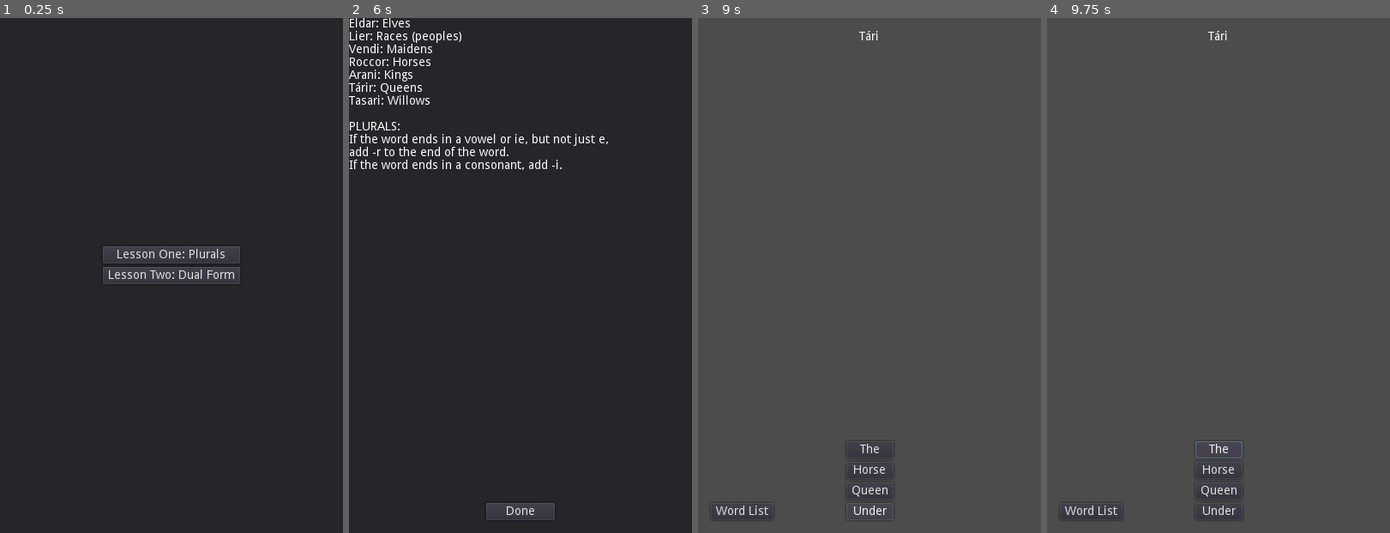
Above: before the commit, frames 1-4 (left to right).
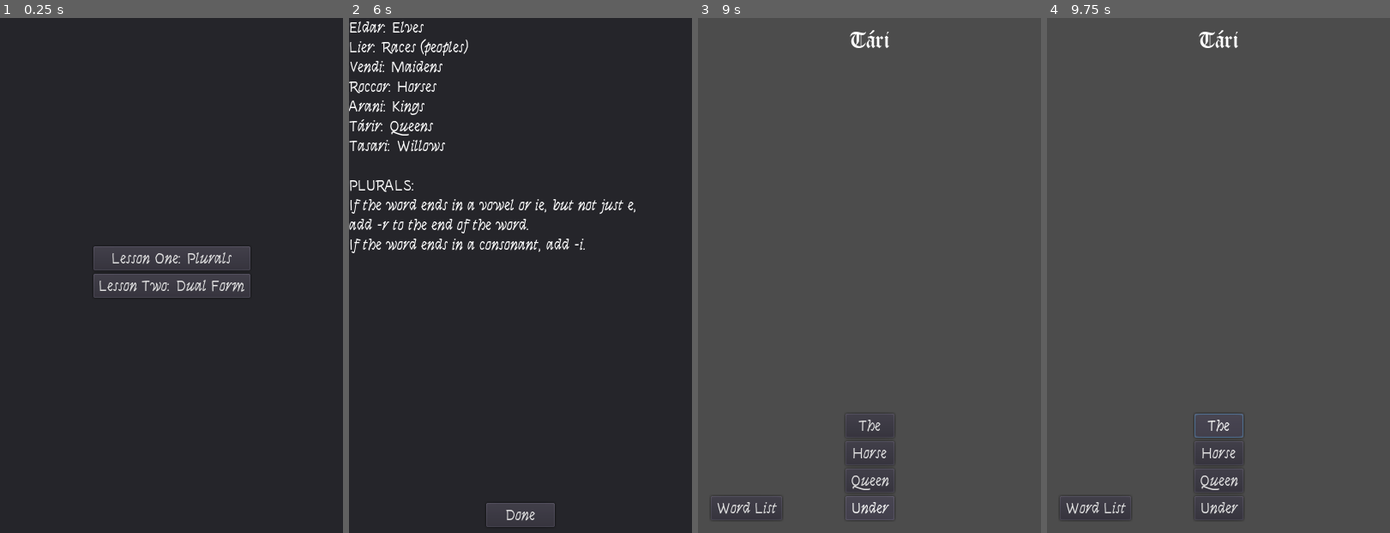
Above: after the commit, the same moments.

Repository: the-alex-g/QuenyaFlashcards
Game: Godot game, scene res://Main.tscn
Same seed, same stepped clock (60 frames per second), same inputs: the game is played once before the commit and once after it.
Inputs (mouse positions are in pixels of both pictures, inside the frame that each line leads up to; where the layout moved, square brackets give the same spot in the first picture):
- Up to frame 1 (0.25 s): no input
- Up to frame 2 (6 s): click "Done" at 0.5 s; click "Done" at 1.25 s; click (520, 424) [520, 450] at 2 s; click (520, 450) [520, 471] at 2.75 s; click (520, 481) [520, 491] at 3.5 s; click (520, 507) [520, 512] at 4.25 s; click "Word List" at 5 s; click "Lesson One: Plurals" at 5.75 s
- Up to frame 3 (9 s): click "The" at 6.5 s; click "Horse" at 7.25 s; click "Queen" at 8 s; click "Under" at 8.75 s
- Up to frame 4 (9.75 s): click "The" at 9.5 s

The runs differ from the first frame. In frame 1, 2.2% of the frame differs, in the area x 27-73%, y 44-55%; in frame 2, 5.9%, in the area x 0-84%, y 0-99%; in frame 3, 1.1%; in frame 4, 1.2%.

Commit message:
Add some fonts

Diff:
--- /dev/null
+++ b/project/LargeFont.tres
@@ -0,0 +1,7 @@
+[gd_resource type="DynamicFont" load_steps=2 format=2]
+
+[ext_resource path="res://Iglesia.ttf" type="DynamicFontData" id=1]
+
+[resource]
+size = 30
+font_data = ExtResource( 1 )
--- a/project/Main.tscn
+++ b/project/Main.tscn
@@ -1,12 +1,15 @@
-[gd_scene load_steps=4 format=2]
+[gd_scene load_steps=6 format=2]
 
 [ext_resource path="res://AnswerButtons.tscn" type="PackedScene" id=1]
 [ext_resource path="res://Main.gd" type="Script" id=2]
 [ext_resource path="res://LessonButton.tscn" type="PackedScene" id=3]
+[ext_resource path="res://Theme.tres" type="Theme" id=4]
+[ext_resource path="res://LargeFont.tres" type="DynamicFont" id=5]
 
 [node name="Main" type="Control"]
 anchor_right = 1.0
 anchor_bottom = 1.0
+theme = ExtResource( 4 )
 script = ExtResource( 2 )
 __meta__ = {
 "_edit_use_anchors_": false
@@ -16,6 +19,7 @@
 anchor_right = 1.0
 margin_top = 15.0
 margin_bottom = 14.0
+custom_fonts/font = ExtResource( 5 )
 align = 1
 __meta__ = {
 "_edit_use_anchors_": false
@@ -27,7 +31,7 @@
 anchor_right = 0.5
 anchor_bottom = 1.0
 margin_left = -20.0
-margin_top = -107.0
+margin_top = -139.0
 margin_right = 20.0
 margin_bottom = -15.0
 
@@ -35,8 +39,8 @@
 anchor_top = 1.0
 anchor_bottom = 1.0
 margin_left = 15.0
-margin_top = -35.0
-margin_right = 88.0
+margin_top = -43.0
+margin_right = 98.0
 margin_bottom = -15.0
 text = "Word List"
 __meta__ = {
@@ -46,6 +50,9 @@
 [node name="Panel" type="Panel" parent="."]
 anchor_right = 1.0
 anchor_bottom = 1.0
+__meta__ = {
+"_edit_use_anchors_": false
+}
 
 [node name="RichTextLabel" type="RichTextLabel" parent="Panel"]
 anchor_right = 1.0
@@ -88,14 +95,15 @@
 }
 
 [node name="LessonButton" parent="LessonPanel/VBoxContainer" instance=ExtResource( 3 )]
-margin_right = 160.0
+margin_right = 183.0
+margin_bottom = 28.0
 text = "Lesson One: Plurals"
 lesson_number = 2
 
 [node name="LessonButton2" parent="LessonPanel/VBoxContainer" instance=ExtResource( 3 )]
-margin_top = 24.0
-margin_right = 160.0
-margin_bottom = 44.0
+margin_top = 32.0
+margin_right = 183.0
+margin_bottom = 60.0
 text = "Lesson Two: Dual Form"
 lesson_number = 3
 [connection signal="correct_answer_given" from="AnswerButtons" to="." method="_on_AnswerButtons_correct_answer_given"]
--- /dev/null
+++ b/project/SmallFont.tres
@@ -0,0 +1,7 @@
+[gd_resource type="DynamicFont" load_steps=2 format=2]
+
+[ext_resource path="res://SyneTactile-Regular.ttf" type="DynamicFontData" id=1]
+
+[resource]
+size = 18
+font_data = ExtResource( 1 )
--- /dev/null
+++ b/project/Theme.tres
@@ -0,0 +1,18 @@
+[gd_resource type="Theme" load_steps=2 format=2]
+
+[ext_resource path="res://SmallFont.tres" type="DynamicFont" id=1]
+
+[resource]
+default_font = ExtResource( 1 )
+Button/colors/font_color = Color( 0.88, 0.88, 0.88, 1 )
+Button/colors/font_color_disabled = Color( 0.9, 0.9, 0.9, 0.2 )
+Button/colors/font_color_hover = Color( 0.94, 0.94, 0.94, 1 )
+Button/colors/font_color_pressed = Color( 1, 1, 1, 1 )
+Button/constants/hseparation = 2
+Button/fonts/font = null
+Button/styles/disabled = null
+Button/styles/focus = null
+Button/styles/hover = null
+Button/styles/normal = null
+Button/styles/pressed = null
+Panel/styles/panel = null
Binary file added: project/Iglesia.ttf
Binary file added: project/SyneTactile-Regular.ttf
